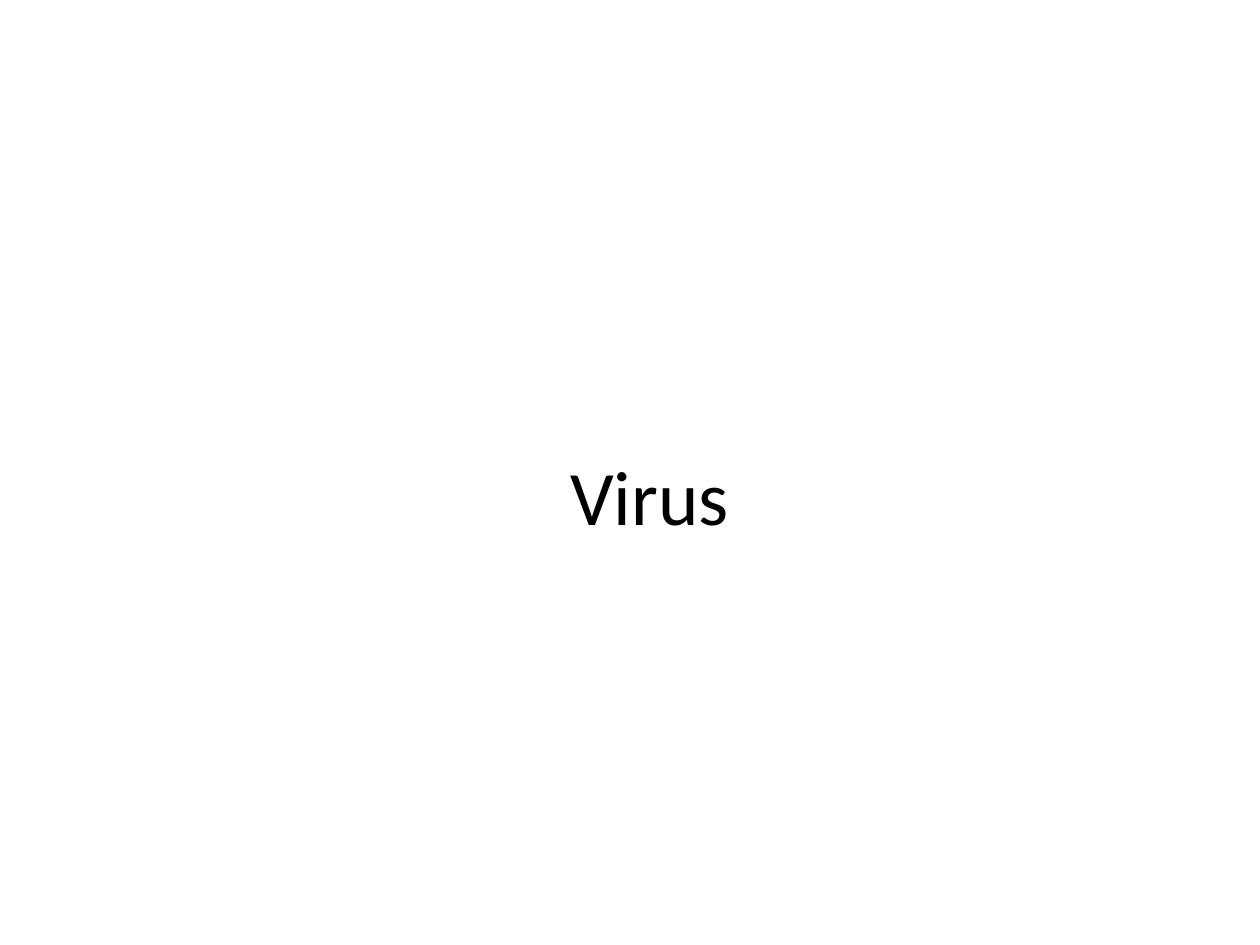
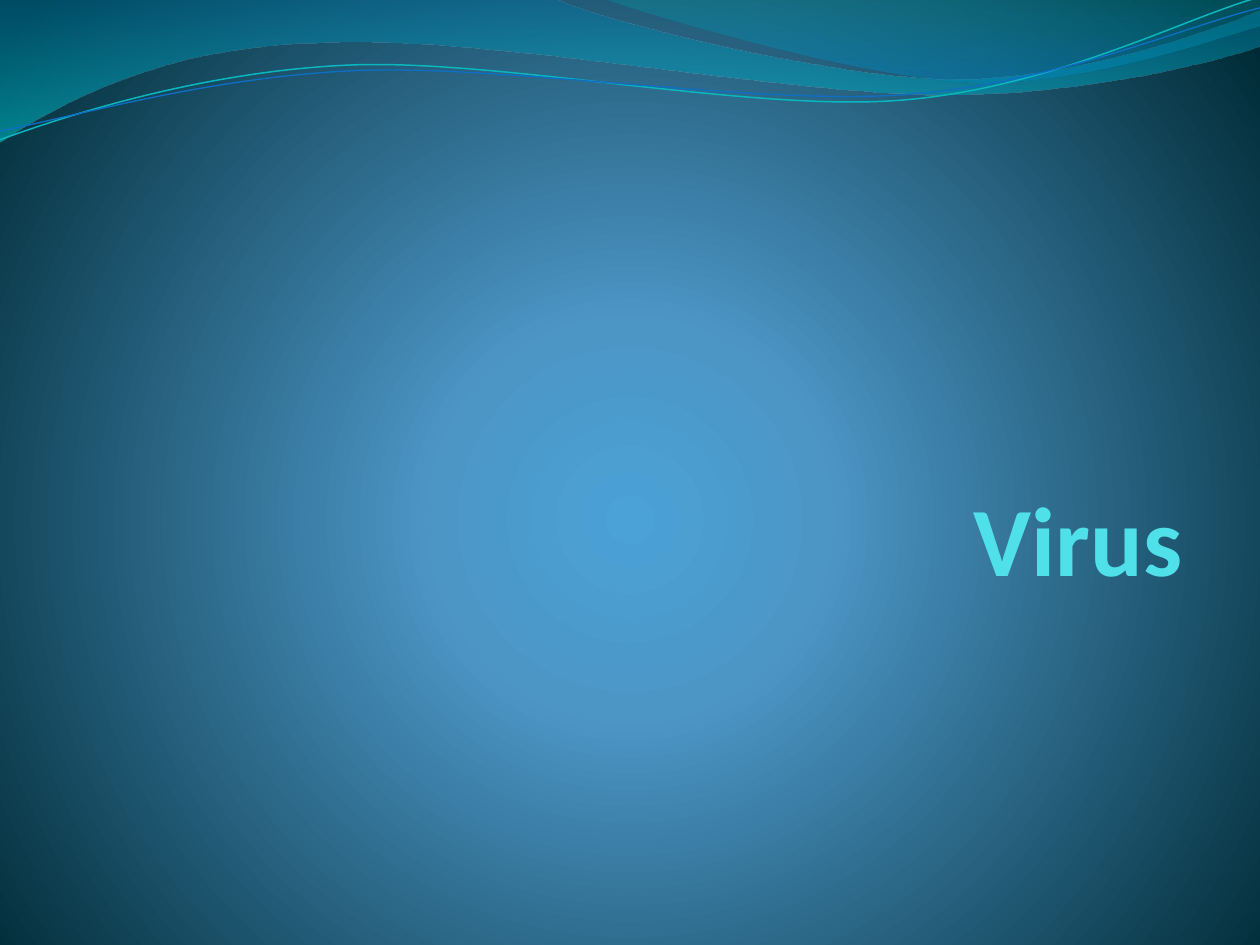
Before and after one commit to kleberloayzacastro/universidad, a slide deck: slide 1 of 2015-2016/clases/informatica_basica/clase_6/virus/clase_6_virus.pptx. Drawn at 1260x945 pixels with LibreOffice and Linux fonts; fonts in the diff are those of the drawing. Boxes give left, top, right and bottom in pixels: in the first picture for what was removed or moved away, otherwise in the second. Text is boxed around its words. In the diff, an @@ line names an element or a change of style, - is before the commit and + after.

```diff
--- a/2015-2016/clases/informatica_basica/clase_6/virus/clase_6_virus.pptx
+++ b/2015-2016/clases/informatica_basica/clase_6/virus/clase_6_virus.pptx
@@ background #FFFFFF to gradient #4AA0D6 to #4C98C7 to #002C38 @@
@@ freeform shape added at (0, 0, 1260, 142), fill gradient #0074A1 to #00C6CF @@
@@ freeform shape added at (0, 0, 1260, 147), outline #0AB8BF 0.85 pt @@
@@ freeform shape added at (0, 8, 1260, 141), outline #0F6FC6 0.75 pt @@
@@ freeform shape added at (604, 0, 1260, 87), fill gradient #00A1A9 to #008BBF @@
@@ title "Virus" at (974, 507, 1182, 577): size 44 to 56 pt, text colour #000000 to #51E0EA, bold on; alignment centre to right; vertical alignment middle to bottom @@
```
Also in this commit, not shown: 12 other slides changed, 4 slides added, 1 other file.
